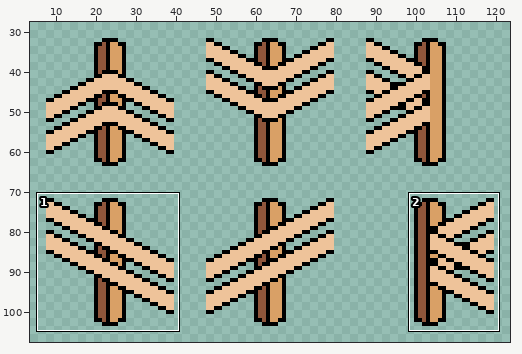
A sprite sheet gets an edit: Assets/ArtAssest/Fences/Fences.png. The first picture is a wide view before the edit; the outline marks the close-up.
Close-up. Earlier state:
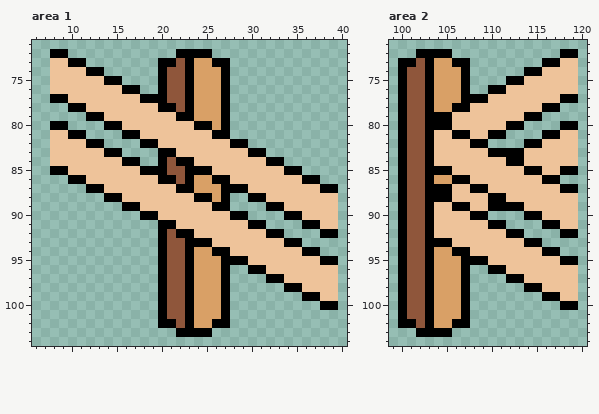
The file is 160x160 pixels. Shown: area 1: x 6..40, y 71..104; area 2: x 99..120, y 71..104. The wide view leaves out empty margins. The commit also changed other parts of the picture, which this record leaves out.
After the commit:
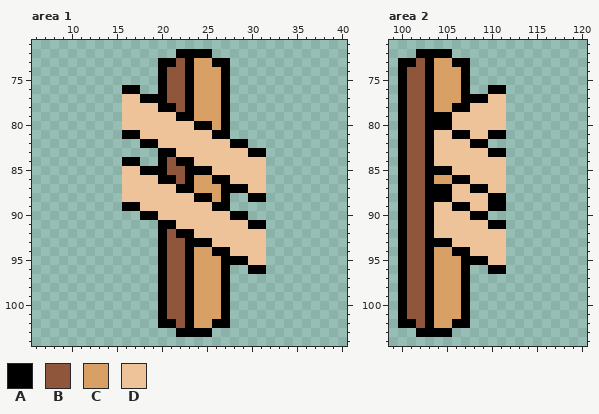
Palette (. is transparent): A #000000  B #8f563b  C #d9a066  D #eec39a
Changes in this commit:
{"where": "area 1"}
{"y":72,"x":8,"old":"AA","new":".."}
{"y":73,"x":8,"old":"DDAA","new":"...."}
{"y":74,"x":8,"old":"DDDDAA","new":"......"}
{"y":75,"x":8,"old":"DDDDDDAA","new":"........"}
{"y":76,"x":8,"old":"DDDDDDDD","new":"........"}
{"y":77,"x":8,"old":"AADDDDDD","new":"........"}
{"y":78,"x":10,"old":"AADDDD","new":"......"}
{"y":79,"x":12,"old":"AADD","new":"...."}
{"y":80,"x":8,"old":"AA","new":".."}
{"y":80,"x":14,"old":"AA","new":".."}
{"y":81,"x":8,"old":"DDAA","new":"...."}
{"y":82,"x":8,"old":"DDDDAA","new":"......"}
{"y":83,"x":8,"old":"DDDDDDAA","new":"........"}
{"y":84,"x":8,"old":"DDDDDDDD","new":"........"}
{"y":84,"x":32,"old":"AA","new":".."}
{"y":85,"x":8,"old":"AADDDDDD","new":"........"}
{"y":85,"x":32,"old":"DDAA","new":"...."}
{"y":86,"x":10,"old":"AADDDD","new":"......"}
{"y":86,"x":32,"old":"DDDDAA","new":"......"}
{"y":87,"x":12,"old":"AADD","new":"...."}
{"y":87,"x":32,"old":"DDDDDDAA","new":"........"}
{"y":88,"x":14,"old":"AA","new":".."}
{"y":88,"x":32,"old":"DDDDDDDD","new":"........"}
{"y":89,"x":32,"old":"AADDDDDD","new":"........"}
{"y":90,"x":34,"old":"AADDDD","new":"......"}
{"y":91,"x":36,"old":"AADD","new":"...."}
{"y":92,"x":32,"old":"AA","new":".."}
{"y":92,"x":38,"old":"AA","new":".."}
{"y":93,"x":32,"old":"DDAA","new":"...."}
{"y":94,"x":32,"old":"DDDDAA","new":"......"}
{"y":95,"x":32,"old":"DDDDDDAA","new":"........"}
{"y":96,"x":32,"old":"DDDDDDDD","new":"........"}
{"y":97,"x":32,"old":"AADDDDDD","new":"........"}
{"y":98,"x":34,"old":"AADDDD","new":"......"}
{"y":99,"x":36,"old":"AADD","new":"...."}
{"y":100,"x":38,"old":"AA","new":".."}
{"where": "area 2"}
{"y":72,"x":118,"old":"AA","new":".."}
{"y":73,"x":116,"old":"AADD","new":"...."}
{"y":74,"x":114,"old":"AADDDD","new":"......"}
{"y":75,"x":112,"old":"AADDDDDD","new":"........"}
{"y":76,"x":112,"old":"DDDDDDDD","new":"........"}
{"y":77,"x":112,"old":"DDDDDDAA","new":"........"}
{"y":78,"x":112,"old":"DDDDAA","new":"......"}
{"y":79,"x":112,"old":"DDAA","new":"...."}
{"y":80,"x":112,"old":"AA","new":".."}
{"y":80,"x":118,"old":"AA","new":".."}
{"y":81,"x":116,"old":"AADD","new":"...."}
{"y":82,"x":114,"old":"AADDDD","new":"......"}
{"y":83,"x":112,"old":"AADDDDDD","new":"........"}
{"y":84,"x":112,"old":"AADDDDDD","new":"........"}
{"y":85,"x":112,"old":"DDAADDAA","new":"........"}
{"y":86,"x":112,"old":"DDDDAA","new":"......"}
{"y":87,"x":112,"old":"DDDDDDAA","new":"........"}
{"y":88,"x":112,"old":"DDDDDDDD","new":"........"}
{"y":89,"x":112,"old":"AADDDDDD","new":"........"}
{"y":90,"x":114,"old":"AADDDD","new":"......"}
{"y":91,"x":116,"old":"AADD","new":"...."}
{"y":92,"x":112,"old":"AA","new":".."}
{"y":92,"x":118,"old":"AA","new":".."}
{"y":93,"x":112,"old":"DDAA","new":"...."}
{"y":94,"x":112,"old":"DDDDAA","new":"......"}
{"y":95,"x":112,"old":"DDDDDDAA","new":"........"}
{"y":96,"x":112,"old":"DDDDDDDD","new":"........"}
{"y":97,"x":112,"old":"AADDDDDD","new":"........"}
{"y":98,"x":114,"old":"AADDDD","new":"......"}
{"y":99,"x":116,"old":"AADD","new":"...."}
{"y":100,"x":118,"old":"AA","new":".."}
{"label":"erased","picture_box":[50,49,122,202]}
{"label":"erased","picture_box":[266,157,338,310]}
{"label":"erased","picture_box":[506,49,578,310]}
